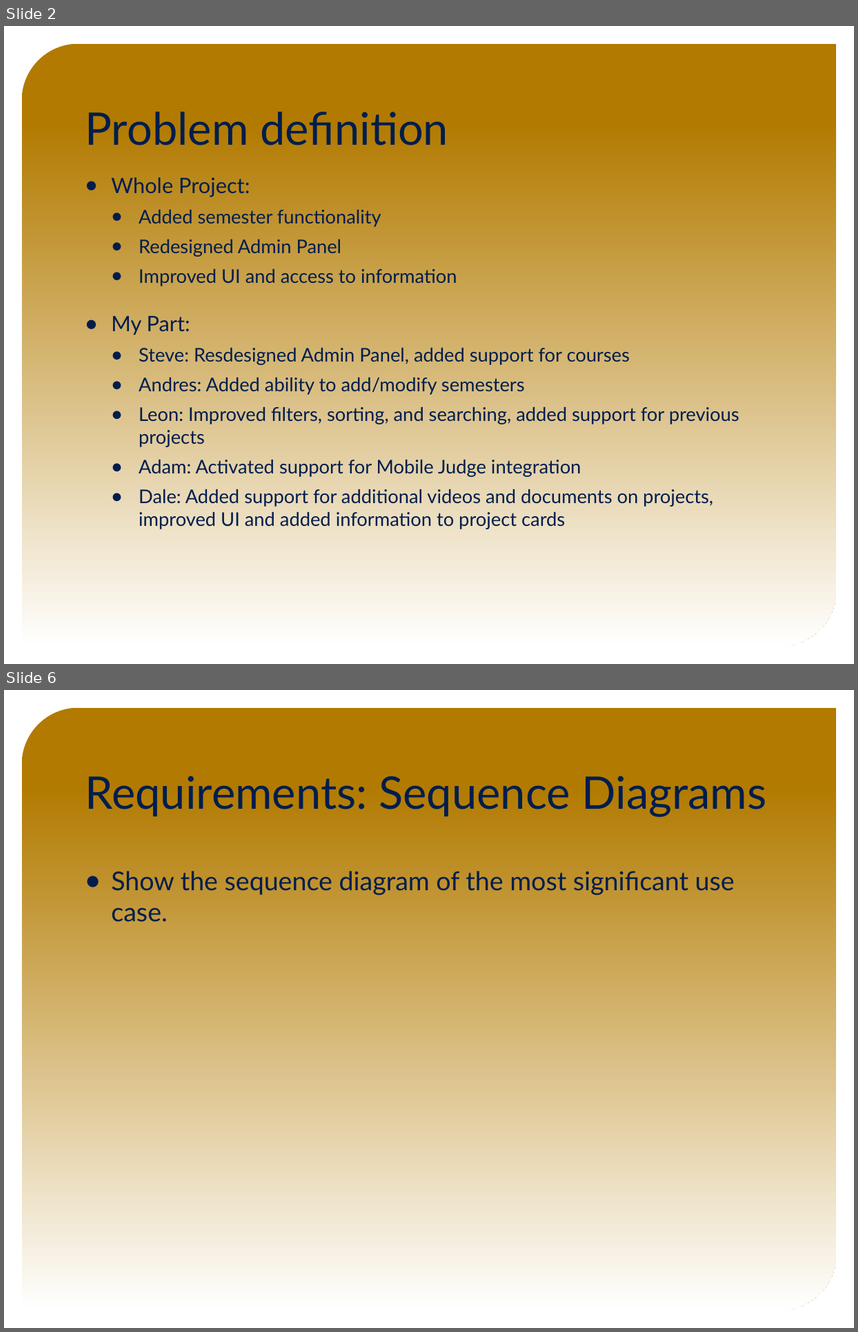
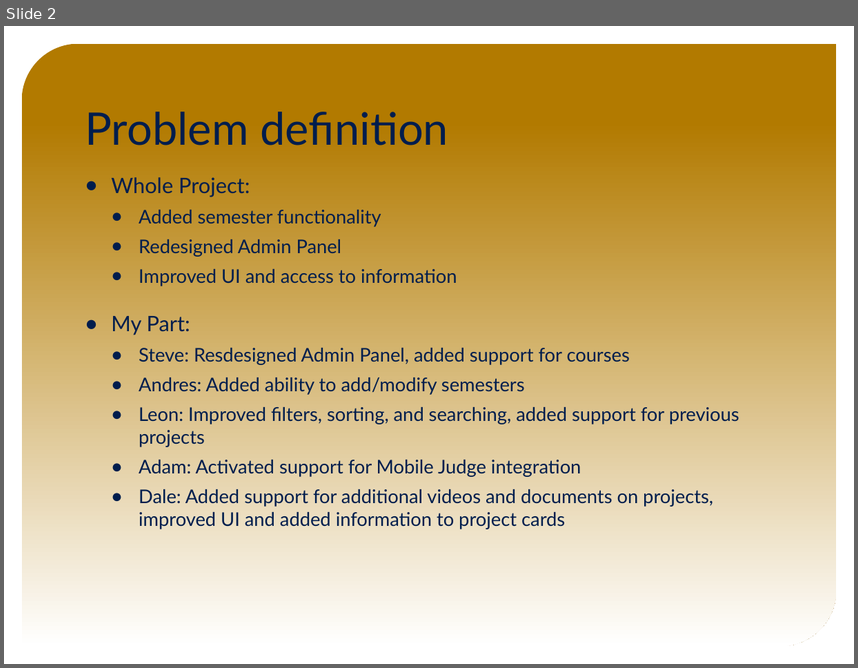
Before and after one commit to FIU-SCIS-Senior-Projects/VIP-Website-7.0, a slide deck: Presentation Slides/Final Presentation Slides.pptx. Shown one above the other, each under a label of ours: slides 2 and 6 before the commit, slide 2 after it; the slides between them are not shown. The pictures are 858x1332 and 858x668 pixels, drawn with LibreOffice and Linux fonts; fonts in the diff are those of the drawing; background and template pictures are left out. Boxes give left, top, right and bottom in pixels: in the first picture for what was removed or moved away, otherwise in the second. Text is boxed around its words. In the diff, an @@ line names an element or a change of style, - is before the commit and + after.

```diff
--- a/Presentation Slides/Final Presentation Slides.pptx
+++ b/Presentation Slides/Final Presentation Slides.pptx
@@ slide 6 removed at (x1=4, y1=690, x2=854, y2=1328), background picture (left out); not listed: 1 template element that a slide beside it also shows @@
@@ title removed at (x1=85, y1=776, x2=767, y2=817) @@
-Requirements: Sequence Diagrams
@@ text removed at (x1=111, y1=871, x2=735, y2=922) @@
-● Show the sequence diagram of the most significant use case.
```
Also in this commit, not shown: 6 slides changed, 11 slides added, 5 other slides removed, 1 other file.
